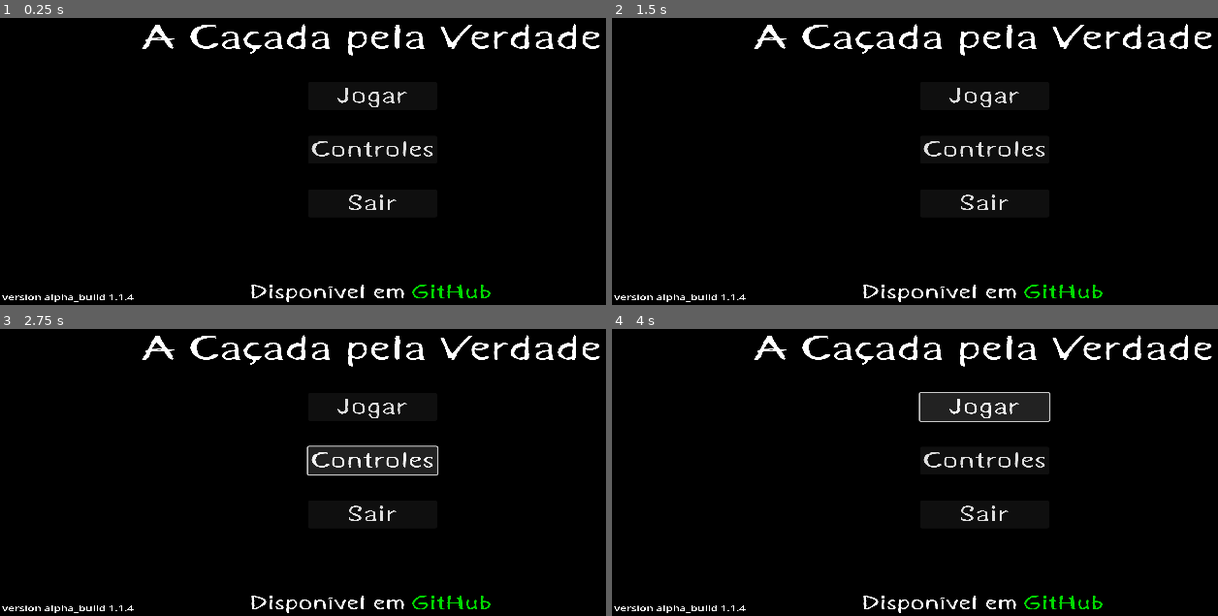
Above: before the commit, frames 1-4 (two rows, left to right).
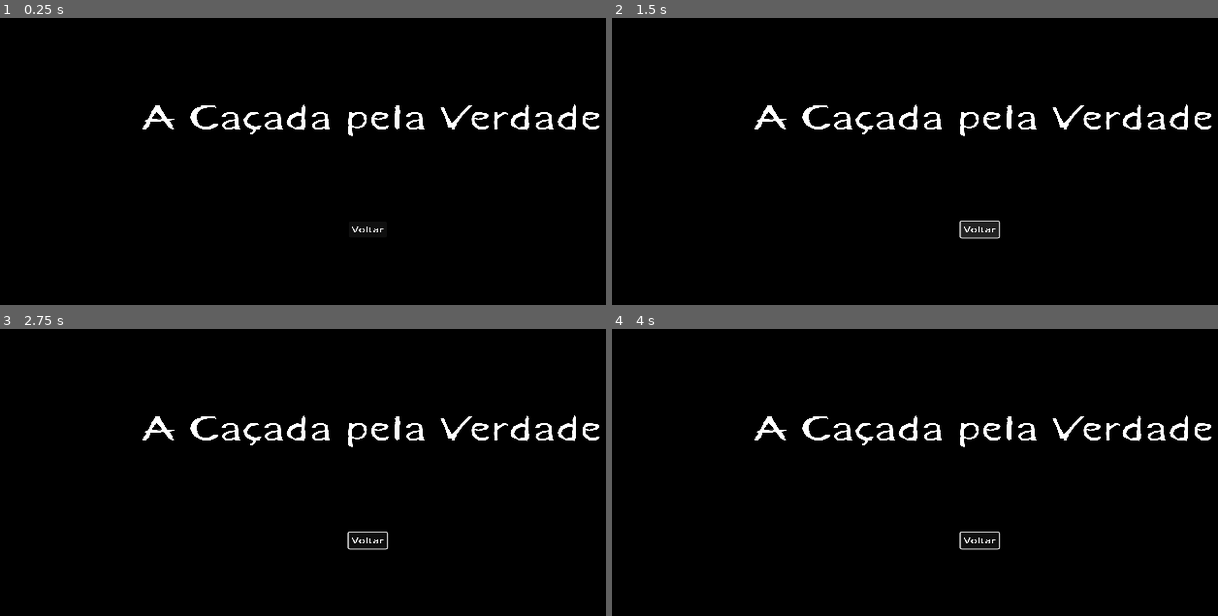
Above: after the commit, the same moments.

Repository: TechnoDark-ti/Projeto-CA-ADA-PELA-VERDADE
Game: Godot game, scene res://cenas/menu/controles.tscn
Same seed, same stepped clock (60 frames per second), same inputs: the game is played once before the commit and once after it. This scene is started directly instead of the project's main scene.
Inputs (mouse positions are in pixels of both pictures, inside the frame that each line leads up to):
- Up to frame 1 (0.25 s): no input
- Up to frame 2 (1.5 s): click (1066, 293) at 0.5 s, where only the run before the commit has a clickable "GitHub"; click (981, 230) at 1.25 s, where only the run after the commit has a clickable "Voltar"
- Up to frame 3 (2.75 s): click (369, 461) at 2 s, where only the run before the commit has a clickable "Controles"
- Up to frame 4 (4 s): click (981, 406) at 2.75 s, where only the run before the commit has a clickable "Jogar"; click (981, 406) at 3.5 s, where only the run before the commit has a clickable "Jogar"

The runs differ from the first frame. In frame 1, 4.9% of the frame differs, in the area x 0-100%, y 2-99%; in frame 2, 5.3%; in frame 3, 7.0%; in frame 4, 7.1%.

Commit message:
Update controles.tscn

Diff:
--- a/cenas/menu/controles.tscn
+++ b/cenas/menu/controles.tscn
@@ -1,6 +1,6 @@
 [gd_scene load_steps=3 format=3 uid="uid://bxsim715l6ag2"]
 
-[ext_resource type="Script" path="res://scripts/menu_main.gd" id="1_jma0d"]
+[ext_resource type="Script" path="res://scripts/menu_principal.gd" id="1_7a6qd"]
 [ext_resource type="FontFile" uid="uid://64iw0uqtfgpm" path="res://assets/fonts/Kurland.ttf" id="2_7i537"]
 
 [node name="Menu_Principal" type="Control"]
@@ -15,7 +15,7 @@
 grow_horizontal = 2
 grow_vertical = 2
 scale = Vector2(0.355507, 0.266463)
-script = ExtResource("1_jma0d")
+script = ExtResource("1_7a6qd")
 
 [node name="Background" type="ColorRect" parent="."]
 layout_mode = 1
@@ -25,34 +25,6 @@
 grow_horizontal = 2
 grow_vertical = 2
 color = Color(0, 0, 0, 1)
-
-[node name="MadeBy" type="HBoxContainer" parent="."]
-layout_mode = 1
-anchors_preset = 7
-anchor_left = 0.5
-anchor_top = 1.0
-anchor_right = 0.5
-anchor_bottom = 1.0
-offset_left = -71.5
-offset_top = -40.0
-offset_right = 71.5
-grow_horizontal = 2
-grow_vertical = 0
-
-[node name="PlaceHolder" type="Label" parent="MadeBy"]
-layout_mode = 2
-theme_override_fonts/font = ExtResource("2_7i537")
-theme_override_font_sizes/font_size = 38
-text = "Disponível em"
-
-[node name="TechnoDark-ti" type="Button" parent="MadeBy"]
-modulate = Color(0.00392157, 0.980392, 0.00392157, 1)
-layout_mode = 2
-focus_mode = 0
-theme_override_fonts/font = ExtResource("2_7i537")
-theme_override_font_sizes/font_size = 38
-text = "GitHub"
-flat = true
 
 [node name="MainContainer" type="VBoxContainer" parent="."]
 custom_minimum_size = Vector2(650, 650)
@@ -79,43 +51,12 @@
 text = "A Caçada pela Verdade"
 horizontal_alignment = 1
 
-[node name="HContainer" type="HBoxContainer" parent="MainContainer"]
-layout_mode = 2
-size_flags_horizontal = 4
-size_flags_vertical = 4
-theme_override_constants/separation = 50
-alignment = 1
+[node name="Voltar" type="Button" parent="."]
+layout_mode = 0
+offset_left = 506.319
+offset_top = 559.177
+offset_right = 561.319
+offset_bottom = 590.177
+text = "Voltar"
 
-[node name="VContainer" type="VBoxContainer" parent="MainContainer/HContainer"]
-layout_mode = 2
-size_flags_horizontal = 4
-size_flags_vertical = 4
-theme_override_constants/separation = 50
-alignment = 1
-
-[node name="Play" type="Button" parent="MainContainer/HContainer/VContainer" groups=["button"]]
-layout_mode = 2
-theme_override_fonts/font = ExtResource("2_7i537")
-theme_override_font_sizes/font_size = 43
-text = "Jogar"
-
-[node name="Controles" type="Button" parent="MainContainer/HContainer/VContainer" groups=["button"]]
-layout_mode = 2
-theme_override_fonts/font = ExtResource("2_7i537")
-theme_override_font_sizes/font_size = 43
-text = "Controles
-"
-
-[node name="Exit" type="Button" parent="MainContainer/HContainer/VContainer" groups=["button"]]
-layout_mode = 2
-theme_override_fonts/font = ExtResource("2_7i537")
-theme_override_font_sizes/font_size = 43
-text = "Sair"
-
-[node name="Nota_Versão" type="Label" parent="."]
-layout_mode = 0
-offset_left = 2.81288
-offset_top = 694.28
-offset_right = 193.813
-offset_bottom = 717.28
-text = "version alpha_build 1.1.4"
+[connection signal="pressed" from="Voltar" to="." method="_on_voltar_pressed"]
